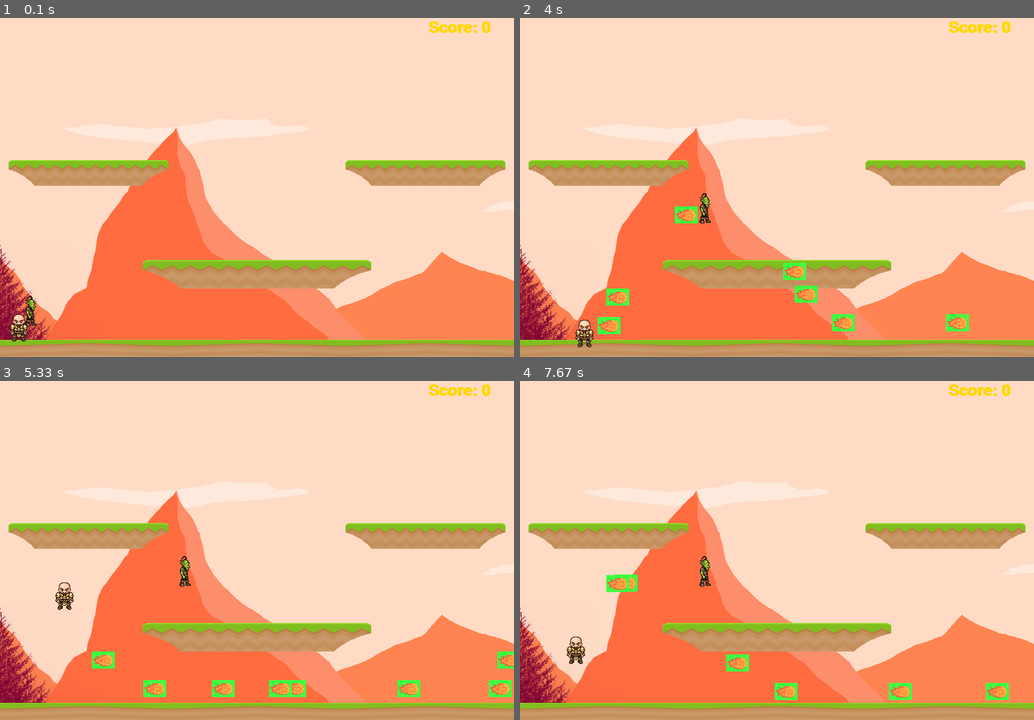
Above: before the commit, frames 1-4 (two rows, left to right).
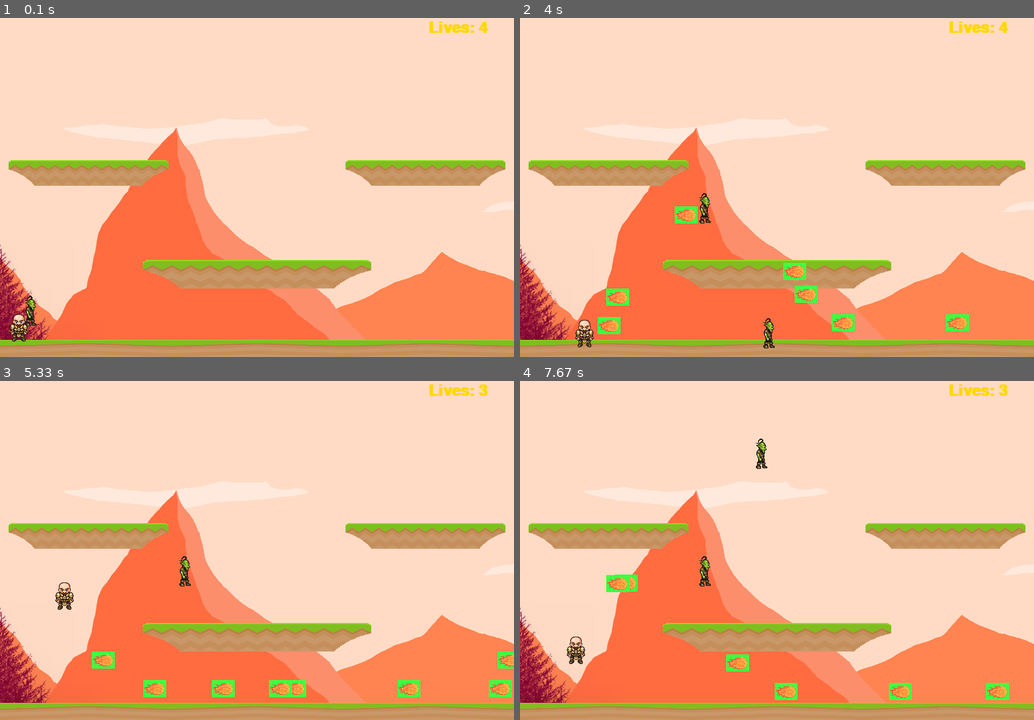
Above: after the commit, the same moments.

Repository: beatrizbernardino/Pygame
Game: pygame game, started from Game/img/CodCurtoHBox.py
Two runs of this game, one before a commit and one after it. Both use one fixed random seed, a clock stepped at 60 frames per second and the inputs below.
Inputs:
- Up to frame 1 (0.1 s): no input
- Up to frame 2 (4 s): tap Space at 0.33, 0.73, 1.03, 1.23, 1.57, 1.87, 2.07, 2.37, 2.63, 2.93, 3.07, 3.47, 3.77 s; hold D 0.67-1.13 s; hold W 1.17-1.47 s; hold D 1.5-1.97 s; hold A 2-2.53 s; hold A 2.57-2.97 s; hold W 3-3.37 s; hold D from 3.4 s (still down)
- Up to frame 3 (5.33 s): release D at 4.03 s; hold A 4.07-4.53 s; tap Space at 4.13, 4.43, 4.63, 4.93, 5.13 s; hold D 4.57-5.03 s; hold W from 5.07 s (still down)
- Up to frame 4 (7.67 s): release W at 5.37 s; hold D 5.4-5.87 s; tap Space at 5.47, 5.77, 5.97, 6.27, 6.53, 6.83, 6.97, 7.37 s; hold A 5.9-6.43 s; hold A 6.47-6.87 s; hold W 6.9-7.27 s; hold D from 7.3 s (still down)

The runs differ from the first frame. In frame 1, 0.2% of the frame differs, in the area x 83-96%, y 1-5%; in frame 2, 0.3%; in frame 3, 0.2%; in frame 4, 0.3%, in the area x 45-96%, y 1-26%.

Commit message:
CodCurtoHBox

Diff:
--- a/Game/img/sem título0.py
+++ b/Game/img/CodCurtoHBox.py
@@ -54,48 +54,6 @@
         if self.rect.left < 0:
             self.rect.left = 0
 
-
-
-
-
-
-
-'''
-        self.x = x
-        self.y = y
-        self.width = width
-        self.height = height
-        self.vel = 5
-        self.pulo = False
-        self.left = False
-        self.right = False
-        self.walkCount = 0
-        self.jumpCount = 10
-        self.standing = True
-        self.hitbox = (self.x + 17, self.y + 11, 29, 52)
-        self.rect = pygame.Rect(self.x + 17, self.y + 11, 29, 52)
-        self.rect.x=width/2
-        self.rect.y=510
-
-    def update(self,win):
-        if self.walkCount +1 >= 27:
-            self.walkCount = 0
-        if not(self.standing):
-            if self.left:
-                win.blit(walkLeft[self.walkCount//3], (self.x,self.y))
-                self.walkCount +=1
-            elif self.right:
-                win.blit(walkRight[self.walkCount//3], (self.x,self.y))
-                self.walkCount +=1
-        else:
-            if self.right:
-                win.blit(walkRight[0], (self.x,self.y))
-            else:
-                win.blit(walkLeft[0], (self.x,self.y))
-            self.hitbox=self.hitbox = (self.x + 17, self.y + 11, 29, 52)
-            self.rect = pygame.Rect(self.x + 17, self.y + 11, 29, 52)
-            pygame.draw.rect(win,(255,0,0), self.hitbox,2)#para desenhar o hit box no boneco. ta no update pois tem q atualizar toda vez que ele anda
-'''
 class enemy(pygame.sprite.Sprite):
     def __init__(self,x,y):
         pygame.sprite.Sprite.__init__(self)
@@ -127,58 +85,6 @@
         self.heroy = y
 
 
-#class inimigo(pygame.sprite.Sprite):
-#    walkRight = [pygame.image.load('R1E.png'), pygame.image.load('R2E.png'), pygame.image.load('R3E.png'), pygame.image.load('R4E.png'), pygame.image.load('R5E.png'), pygame.image.load('R6E.png'), pygame.image.load('R7E.png'), pygame.image.load('R8E.png'), pygame.image.load('R9E.png'), pygame.image.load('R10E.png'), pygame.image.load('R11E.png')]
-#    walkLeft= [pygame.image.load('L1E.png'), pygame.image.load('L2E.png'), pygame.image.load('L3E.png'), pygame.image.load('L4E.png'), pygame.image.load('L5E.png'), pygame.image.load('L6E.png'), pygame.image.load('L7E.png'), pygame.image.load('L8E.png'), pygame.image.load('L9E.png'), pygame.image.load('L10E.png'), pygame.image.load('L11E.png')]
-#
-#    def __init__(self,x,y,width,height,end):
-#        pygame.sprite.Sprite.__init__(self)
-#        self.x = x
-#        self.y = y
-#        self.width = width
-#        self.height = height
-#        self.path = [x, end]  #Onde começa e onde termina
-#        self.walkCount = 0
-#        self.vel = 3
-#        self.hitbox = (self.x + 17, self.y + 2, 31, 57)
-#        self.vida=10
-#        self.visible=True
-#    def update(self):
-#        self.move()
-#        if self.visible:
-#            if self.walkCount + 1 >= 33:
-#                self.walkCount = 0
-#            if self.vel > 0:
-#                win.blit(self.walkRight[self.walkCount//3], (self.x,self.y))
-#                self.walkCount += 1
-#            else:
-#                win.blit(self.walkLeft[self.walkCount//3], (self.x,self.y))
-#                self.walkCount += 1
-#            pygame.draw.rect(win, (255,0,0), (self.hitbox[0], self.hitbox[1] - 20,50,10))                        #EXPLICAÇÃO
-#            pygame.draw.rect(win, (0,128,0), (self.hitbox[0], self.hitbox[1] - 20,50 - (5*(10 - self.vida)), 10))#EXPLICAÇÃO
-#            self.hitbox = (self.x + 17, self.y + 2, 31, 57)
-#    def move(self):
-#        if self.vel > 0:
-#            if self.x < self.path[1] + self.vel:
-#                self.x += self.vel
-#            else:
-#                self.vel = self.vel * -1
-#                self.x += self.vel
-#                self.walkCount = 0
-#        else:
-#            if self.x>self.path[0] - self.vel:
-#                self.x += self.vel
-#            else:
-#                self.vel = self.vel * -1
-#                self.x += self.vel
-#                self.walkCount = 0
-#    def hit(self):
-#        if self.vida>0:
-#            self.vida -=1
-#        else:
-#            self.visible = False
-#        print("hit")
-
 class projetil(pygame.sprite.Sprite):
     def __init__(self,x,y,pew):
         pygame.sprite.Sprite.__init__(self)
@@ -190,7 +96,6 @@
         self.rect.centerx=x
         self.speedx=20
         #self.radius = radius
-        #self.color = color
         #self.facing = facing
 
     def update(self):
@@ -199,23 +104,8 @@
         if self.rect.centerx>width or self.rect.centerx<0:
             self.kill()
 
-'''
-class projetil(pygame.sprite.Sprite):
-    def __init__(self,x,y,pew):
-        pygame.sprite.Sprite.__init__(self)
-        self.image = pew
-        self.image.set_colorkey((0,0,0))
-        self.rect = self.image.get_rect()
-        self.rect.x = x
-        self.rect.y = y
-        self.facing = facing
-        self.vel = 20 * facing
-
-    def update(self,win):
-        self.rect.x += self.vel
-        if self.rect.x <0:
-            self.kill()
-'''
+
+
 
 
 class Platform(pygame.sprite.Sprite):
@@ -288,19 +178,10 @@
 
 def RestaurarJanela():
     all_sprites.update()
-
     win.blit(bg, (0,0))
     all_sprites.draw(win)
-#    man.update()
-#    inimg.update(win)
-#    all_platforms.update()
-#    playergroup.update()
-#    bullets.update()
-    text=font.render("Score: " + str(score), 1, (255,215,0))
+    text=font.render("Lives: " + str(lives), 1, (255,215,0))
     win.blit(text,(750,10))
-#    for proj in projeteis:
-#        proj.update(win)
-#        all_sprites.add(proj)
     pygame.display.update()
 
 
@@ -310,14 +191,24 @@
 all_sprites.add(man)
 all_sprites.add(inimg)
 projeteis=[]
-score=0
+#score=0
 font = pygame.font.SysFont("comicsana",40,True)
 count=0
 run = True
 
 try:
+
+    lives=4
     while run:
         clock.tick(27)
+
+        hits = pygame.sprite.groupcollide(enemygroup, playergroup, True, False)
+
+        if hits:
+            lives -= 1
+
+            if lives == 0:
+               run= False
 
         hits = pygame.sprite.groupcollide(all_platforms, playergroup, False, False)
         for hit in hits:
@@ -327,22 +218,16 @@
             if event.type == pygame.QUIT:
                 run = False
 
-#        for proj in projeteis:
-#            if proj.rect.y - proj.radius < inimg.hitbox[1] + inimg.hitbox[3] and proj.rect.y + proj.radius > inimg.hitbox[1]:     #EXPLICAÇÃO
-#                if proj.rect.x + proj.radius > inimg.hitbox[0] and proj.rect.x - proj.radius < inimg.hitbox[0] + inimg.hitbox[2]: #EXPLICAÇÃO
-#                    inimg.hit()
-#                    score += 1
-#                    projeteis.pop(projeteis.index(proj))
-
-
         keys = pygame.key.get_pressed()
 
         if keys[pygame.K_SPACE]:
-            #facing = -1
             bullet=projetil(man.rect.centerx,man.rect.bottom,pew)
             bullet.rect.centerx=man.rect.x
             bullet.rect.bottom=man.rect.y + 40
             projeteis.append(bullet)
+
+
+
             all_sprites.add(bullet)
             bullets.add(bullet)
 
@@ -370,7 +255,7 @@
                 man.jumpCount = 10
                 man.pulo = False
 
-        if count == 1000:
+        if count == 100:
 
             en= enemy(random.randrange(0,WIDTH), random.randrange(0,HEIGHT))
             enemygroup.add(en)
Renamed: img/sem título5.py -> img/CodCurto.py
